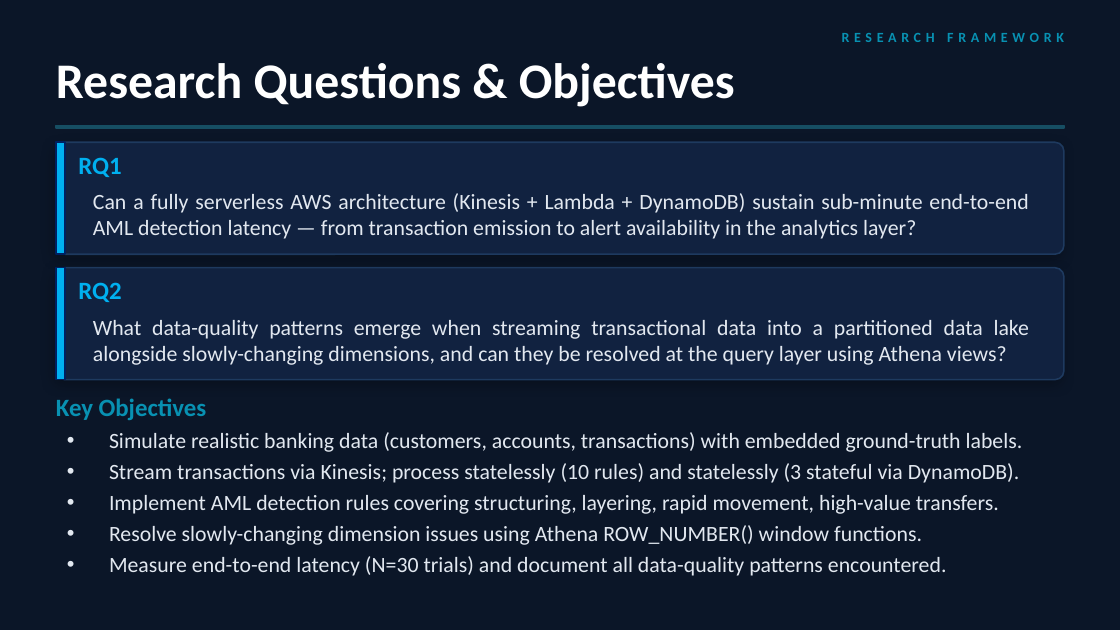
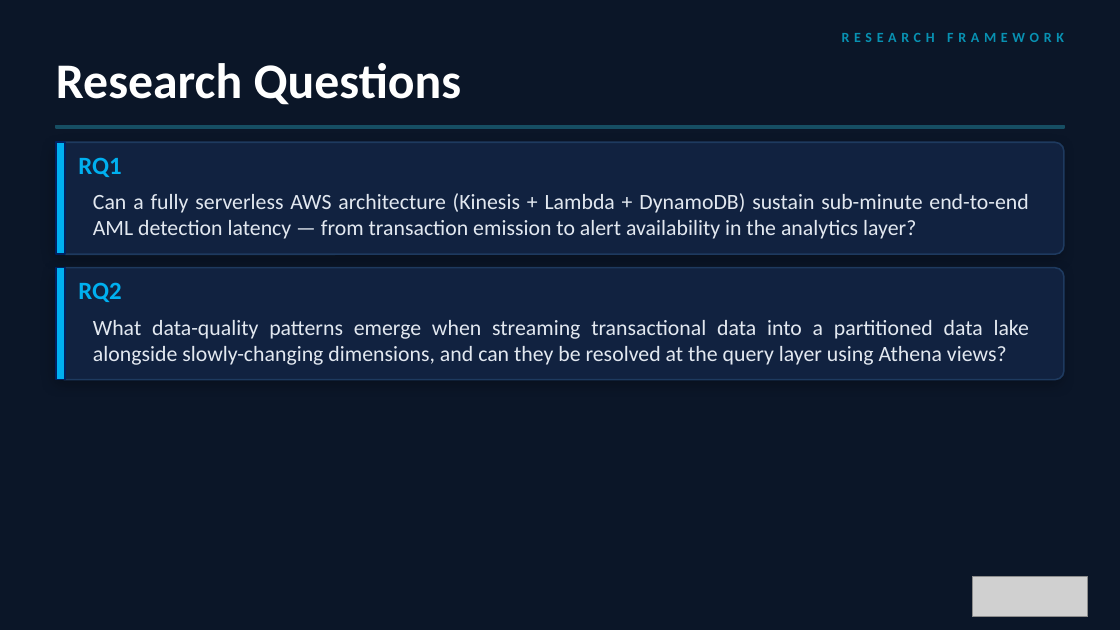
Before and after one commit to MoaviaMahmood/Financial-Transaction-Monitoring, a slide deck: slide 5 of docs/AML_Detection_System_Presentation.pptx (slide 4 before the commit). Drawn at 1120x630 pixels with LibreOffice and Linux fonts; fonts in the diff are those of the drawing; grey boxes stand for pictures. Boxes give left, top, right and bottom in pixels: in the first picture for what was removed or moved away, otherwise in the second. Text is boxed around its words. In the diff, an @@ line names an element or a change of style, - is before the commit and + after.

```diff
--- a/docs/AML_Detection_System_Presentation.pptx
+++ b/docs/AML_Detection_System_Presentation.pptx
@@ text at bbox=[56, 63, 462, 105]: text changed @@
-Research Questions & Objectives
+Research Questions
@@ text removed at bbox=[56, 398, 207, 420] @@
-Key Objectives
@@ text removed at bbox=[109, 432, 1023, 576] @@
-• Simulate realistic banking data (customers, accounts, transactions) with embedded ground-truth labels.
-• Stream transactions via Kinesis; process statelessly (10 rules) and statelessly (3 stateful via DynamoDB).
-• Implement AML detection rules covering structuring, layering, rapid movement, high-value transfers.
-• Resolve slowly-changing dimension issues using Athena ROW_NUMBER() window functions.
-• Measure end-to-end latency (N=30 trials) and document all data-quality patterns encountered.
@@ picture added at bbox=[972, 577, 1088, 617] @@
```
Also in this commit, not shown: 20 other slides changed, 3 slides added.
